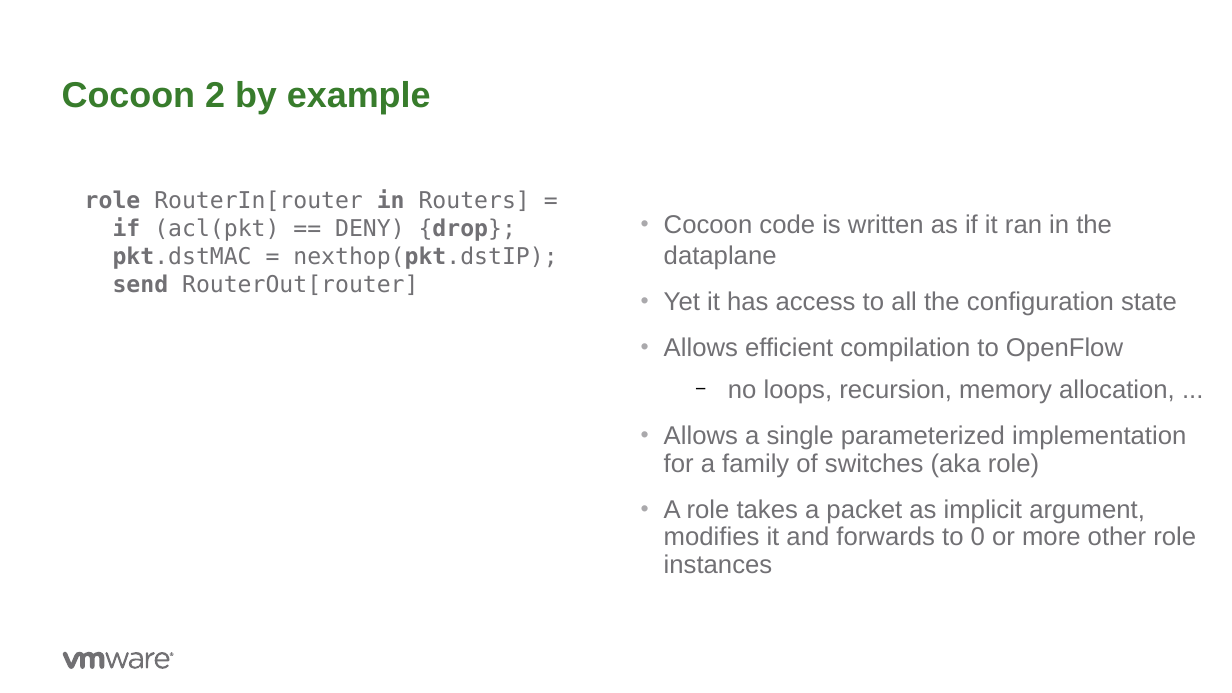
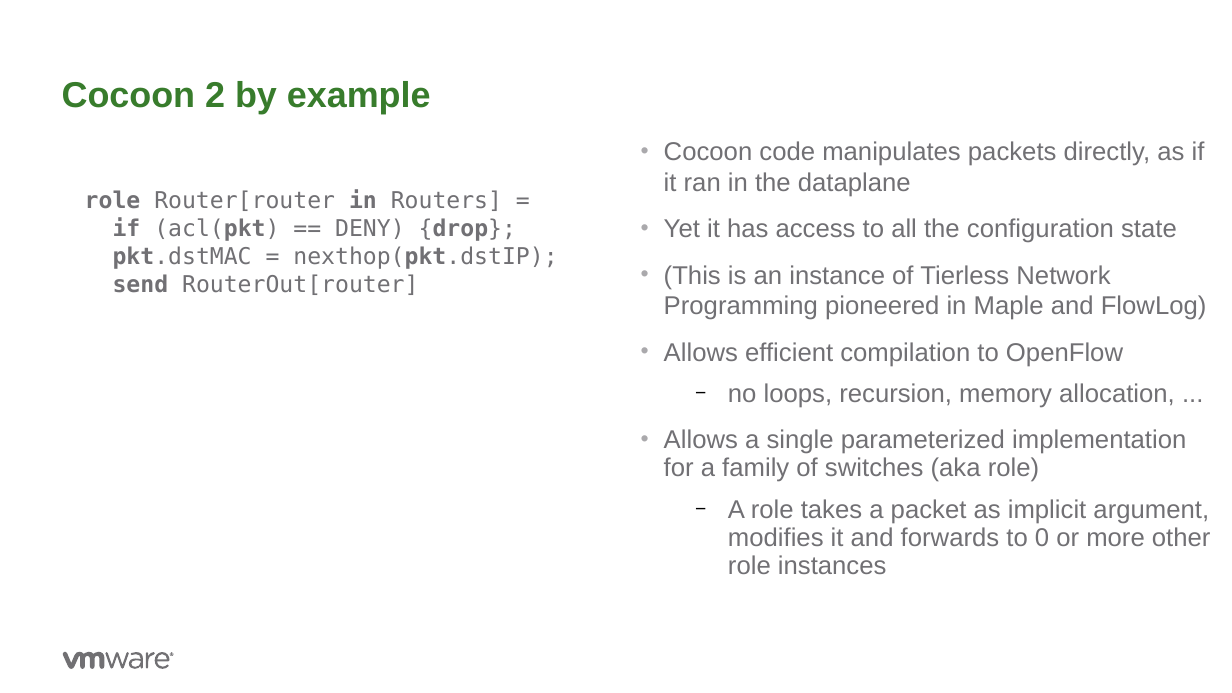
Before and after one commit to ryzhyk/cocoon, a slide deck: slide 8 of doc/wnv17/cocoon.odp. Drawn at 1232x693 pixels with LibreOffice and Linux fonts; fonts in the diff are those of the drawing; background and template pictures are left out. Boxes give left, top, right and bottom in pixels: in the first picture for what was removed or moved away, otherwise in the second. Text is boxed around its words. In the diff, an @@ line names an element or a change of style, - is before the commit and + after.

Commit message:
WNV presentation update

```diff
--- a/doc/wnv17/cocoon.odp
+++ b/doc/wnv17/cocoon.odp
@@ text "Cocoon code manipulates packets directly, ...": place and size @@
-text "Cocoon code manipulates packets directly, ..." at <box>664,214,1196,573</box>
+text "Cocoon code manipulates packets directly, ..." at <box>664,141,1211,546</box>
@@ text at <box>664,141,1205,197</box>: text changed @@
-• Cocoon code is written as if it ran in the dataplane
+• Cocoon code manipulates packets directly, as if it ran in the dataplane
@@ text at <box>85,190,502,211</box>: text changed @@
-role RouterIn[router in Routers] =
+role Router[router in Routers] =
@@ text at <box>664,265,1207,320</box>: paragraph added @@
+• (This is an instance of Tierless Network Programming pioneered in Maple and FlowLog)
@@ text at <box>728,499,1211,546</box>: bullet • to −; list level 1 to 2 in "A role takes a packet ..."; bullet colour #AAA9AC to #000000 @@
```
Also in this commit, not shown: 4 other slides changed.
